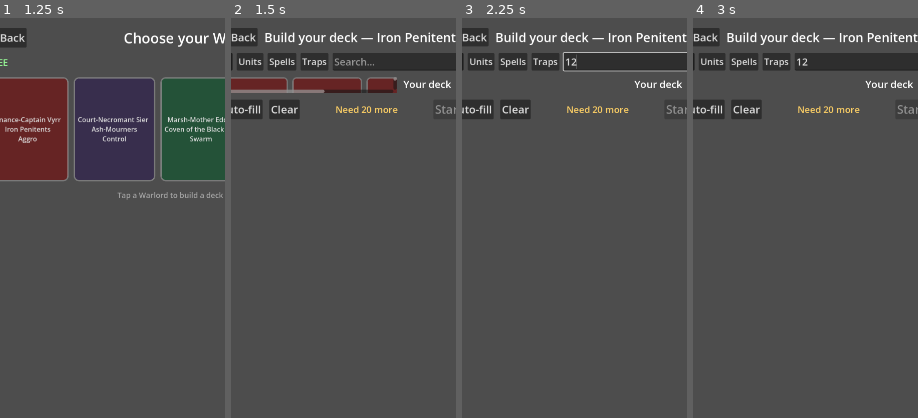
Above: before the commit, frames 1-4 (left to right).
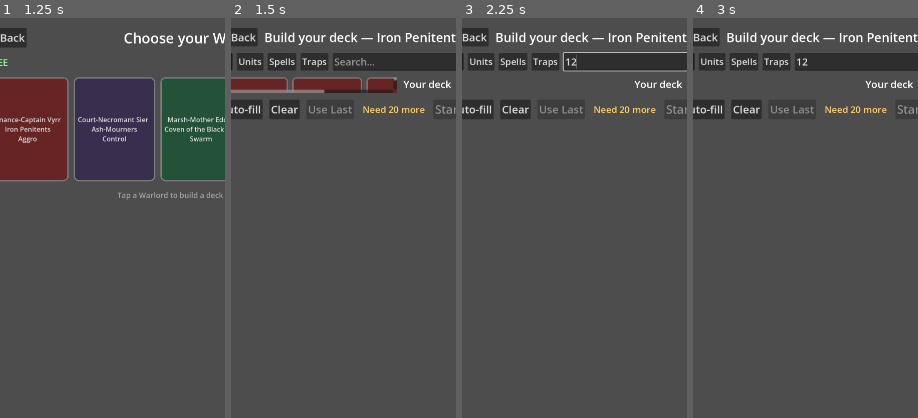
Above: after the commit, the same moments.

Repository: Gonzo8285/MobileGame
Game: Godot game, scene res://scenes/run_controller.tscn
Two runs of this game, one before a commit and one after it. Both use one fixed random seed, a clock stepped at 60 frames per second and the inputs below.
Inputs (mouse positions are % of the whole screen's width and height, from its top left):
- Up to frame 1 (1.25 s): click "▶ Play" at 0.5 s
- Up to frame 2 (1.5 s): click "Penance-Captain Vyrrun Iron P…" at 1.25 s
- Up to frame 3 (2.25 s): click (46, 5) at 2.02 s; type "12" at 2.1 s
- Up to frame 4 (3 s): click "All" at 2.75 s
The pictures show only the part of the screen within x 5-55%, y 0-50%; the shares and areas given below are measured in that part.

Frame 1 is identical in both runs. In frame 2, 0.4% of the frame differs, in the area x 34-87%, y 22-24%; in frame 3, 0.4%; in frame 4, 0.4%.

Commit message:
feat(engine): update deck builder …and more

Diff:
--- a/game/src/runtime/deck_builder_test.gd
+++ b/game/src/runtime/deck_builder_test.gd
@@ -91,5 +91,16 @@
 		errors += 1
 		printerr("_on_start: last_deck_ids size %d, expected 20" % GameState.last_deck_ids.size())
 
+	# ---- DB-7: Use Last Deck fills only faction-valid ids -----------------
+	var last_ids: Array[StringName] = []
+	for k in range(3):
+		last_ids.append(db._available[k].id)
+	last_ids.append(&"__not_a_card__")           # unknown → skipped
+	GameState.set_last_deck(last_ids)
+	db._use_last_deck()
+	if db._deck_count() != 3:
+		errors += 1
+		printerr("_use_last_deck: expected 3 valid cards, got %d" % db._deck_count())
+
 	db.queue_free()
 	return errors
--- a/game/src/ui/deck_builder.gd
+++ b/game/src/ui/deck_builder.gd
@@ -133,6 +133,24 @@
 func _clear() -> void:
 	_deck.clear()
 	_refresh_all()
+
+
+## DB-7: fill the deck from GameState.last_deck_ids, keeping only cards draftable
+## for this faction (skips off-faction / unknown ids, and stops at DECK_SIZE).
+func _use_last_deck() -> void:
+	_deck.clear()
+	for id in GameState.last_deck_ids:
+		var card: Card = CardDatabase.get_by_id(id)
+		if card != null and _is_available(card) and _can_add(card):
+			_deck[card.id] = int(_deck.get(card.id, 0)) + 1
+	_refresh_all()
+
+
+func _is_available(card: Card) -> bool:
+	for c in _available:
+		if c.id == card.id:
+			return true
+	return false
 
 
 func _on_start() -> void:
@@ -254,6 +272,12 @@
 	clear.add_theme_font_size_override("font_size", 26)
 	clear.pressed.connect(_clear)
 	bottom.add_child(clear)
+	var last := Button.new()
+	last.text = "Use Last"
+	last.add_theme_font_size_override("font_size", 26)
+	last.disabled = GameState.last_deck_ids.is_empty()
+	last.pressed.connect(_use_last_deck)
+	bottom.add_child(last)
 	_validation_label = Label.new()
 	_validation_label.add_theme_font_size_override("font_size", 22)
 	_validation_label.size_flags_horizontal = Control.SIZE_EXPAND_FILL
Not shown, changed: research_notes.md
